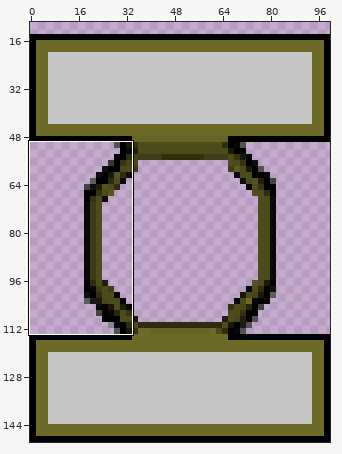
Two states of a sprite sheet, QuestToImpress/Assets/GameFiles/GameAssets/ArtAndAnimations/UI/Cardgame/HonourTracker.png. Above: a wide view before the commit, with the close-up outlined.
Close-up. Before the commit:
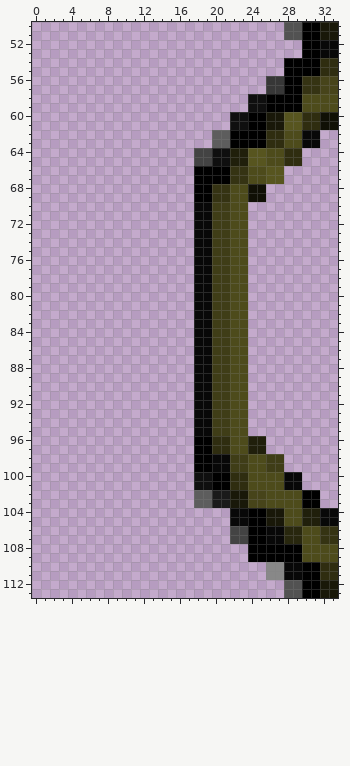
The file is 100x150 pixels. Colours within 5 levels of each other are drawn and written as one. Shown: x 0..33, y 50..113. The wide view leaves out empty margins.
New version:
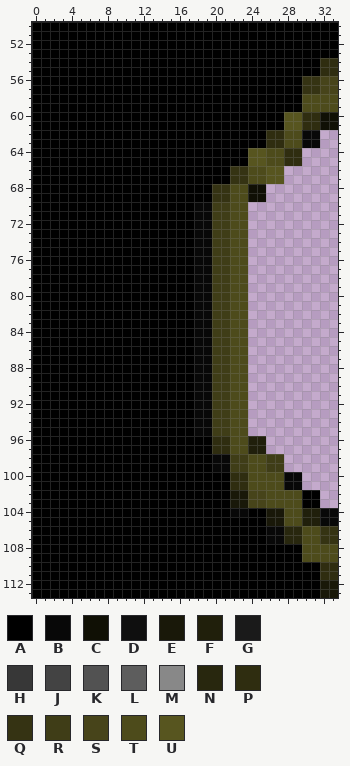
Palette (. is transparent): A #000000  B #080808  C #101005  D #0f0f0f  E #191809  F #201f0b  G #1a1a1a  H #373737  J #434343  K #525252  L #5d5d5d  M #888888  N #28270e  P #2f2d10  Q #353313  R #3f3d17  S #47441a  T #4d4b1b  U #57551f
Change:
Colour A is added in rows 50 to 51 at x 0 to 27; in rows 52 to 53 at x 0 to 29; in rows 54 to 55 at x 0 to 27; in rows 56 to 57 at x 0 to 25; in rows 58 to 59 at x 0 to 23; in rows 60 to 61 at x 0 to 21.
Colour A is added in rows 62 to 63 at x 0 to 19; in rows 64 to 103 at x 0 to 17; in rows 104 to 107 at x 0 to 21; in rows 108 to 109 at x 0 to 23; in rows 110 to 111 at x 0 to 25; in rows 112 to 113 at x 0 to 27.
Colour A replaces colour B in rows 52 to 53 at x 32 to 33; in row 105 at x 22 to 23; in rows 110 to 111 at x 28 to 29.
Colour A replaces colour D in rows 58 to 59 at x 24 to 25; in rows 60 to 61 at x 22 to 23; in rows 64 to 65 at x 20 to 21; in rows 100 to 101 at x 18 to 19.
Colour A replaces colour E in rows 50 to 51 at x 32 to 33; in rows 60 to 61 at x 26 to 27.
Colour A replaces colour F in rows 64 to 65 at x 22 to 23.
Colour A replaces colour G in rows 102 to 103 at x 20 to 21.
Colour A replaces colour H in rows 56 to 57 at x 26 to 27.
Colour A replaces colour J in rows 64 to 65 at x 18 to 19; in rows 106 to 107 at x 22 to 23.
Colour A replaces colour K in rows 50 to 51 at x 28 to 29; in rows 112 to 113 at x 28 to 29.
Colour A replaces colour L in rows 62 to 63 at x 20 to 21; in rows 102 to 103 at x 18 to 19.
Colour A replaces colour M in rows 110 to 111 at x 26 to 27.
Changed places in both close-ups, as pixel boxes (x1, y1, x2, y2):
changed: (32, 22, 338, 598)
